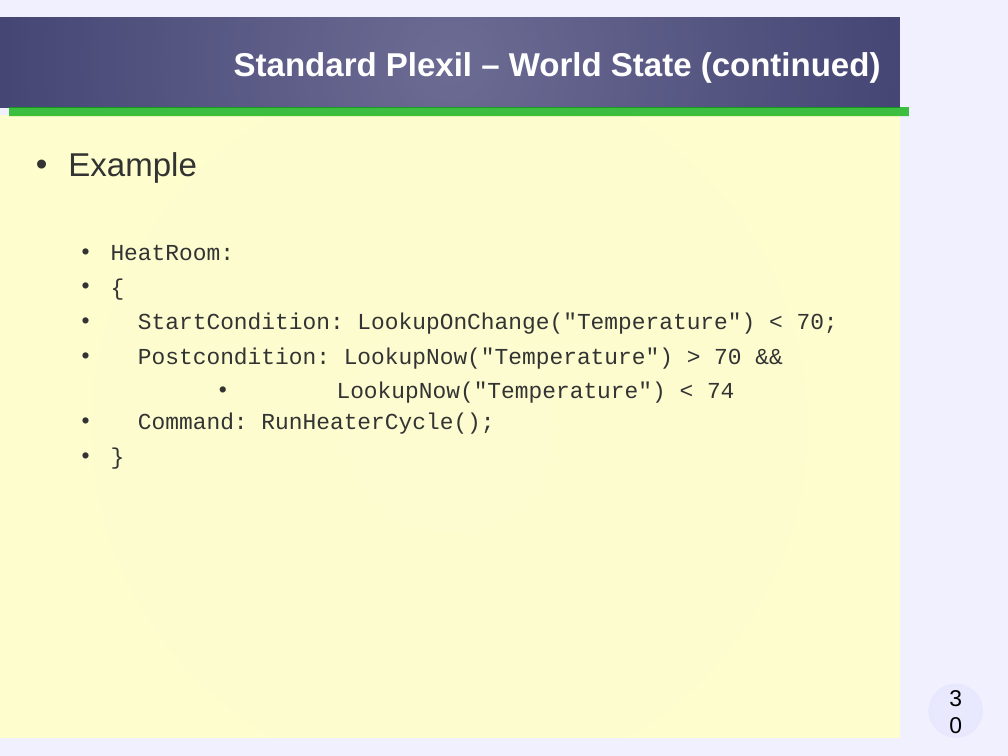
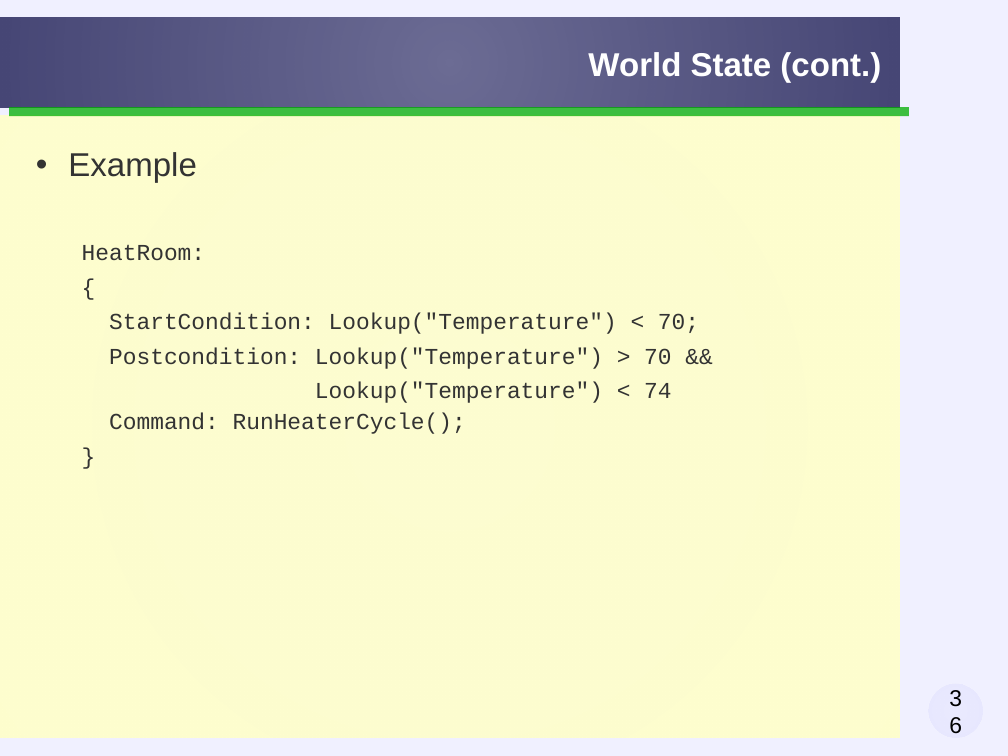
Before and after one commit to taless474/plexil, a slide deck: slide 36 of workshop/slides/plexil-workshop-language.odp (slide 30 before the commit). Drawn at 1008x756 pixels with LibreOffice and Linux fonts; fonts in the diff are those of the drawing; background and template pictures are left out. Boxes give left, top, right and bottom in pixels: in the first picture for what was removed or moved away, otherwise in the second. Text is boxed around its words. In the diff, an @@ line names an element or a change of style, - is before the commit and + after.

Commit message:
revised for Plexil 1.5

```diff
--- a/workshop/slides/plexil-workshop-language.odp
+++ b/workshop/slides/plexil-workshop-language.odp
@@ title at bbox=[588, 52, 881, 82]: text changed @@
-Standard Plexil – World State (continued)
+World State (cont.)
@@ text at bbox=[82, 245, 466, 434]: bullet • to none; list level 2 to 1 in "HeatRoom:"; list level 2 to 1 in "{"; list level 2 to 1 in "Command: RunHeaterCycle();"; list level 2 to 1 in "}" @@
@@ text at bbox=[109, 313, 699, 403]: text changed @@
-  • StartCondition: LookupOnChange("Temperature") < 70;
-  • Postcondition: LookupNow("Temperature") > 70 &&
-          • LookupNow("Temperature") < 74
+StartCondition: Lookup("Temperature") < 70;
+Postcondition: Lookup("Temperature") > 70 &&
+Lookup("Temperature") < 74
@@ page number at bbox=[928, 684, 982, 738]: text changed @@
-30
+36
```
Also in this commit, not shown: 30 other slides changed, 8 slides added, 2 slides removed, 1 other file.
